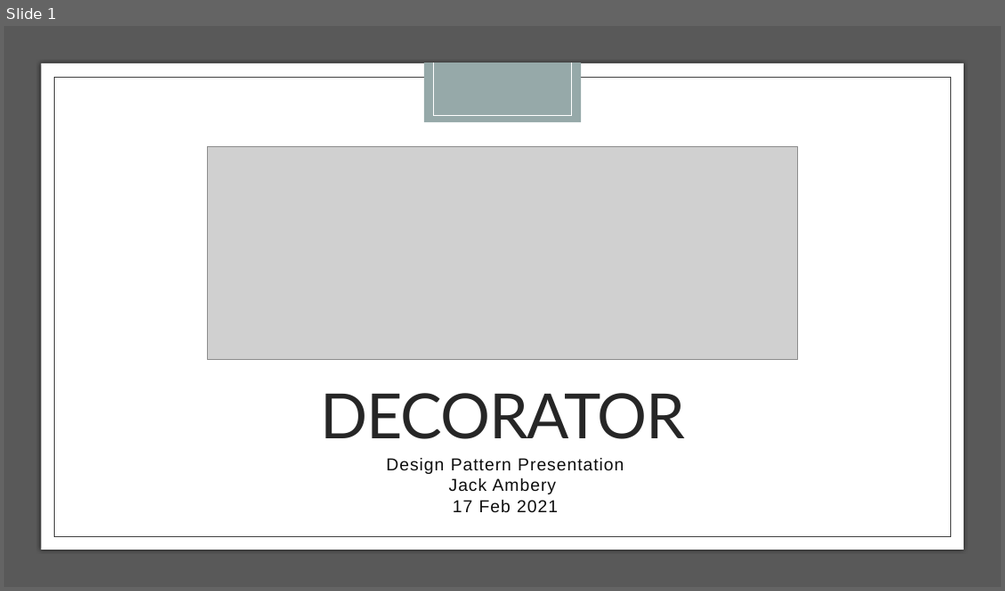
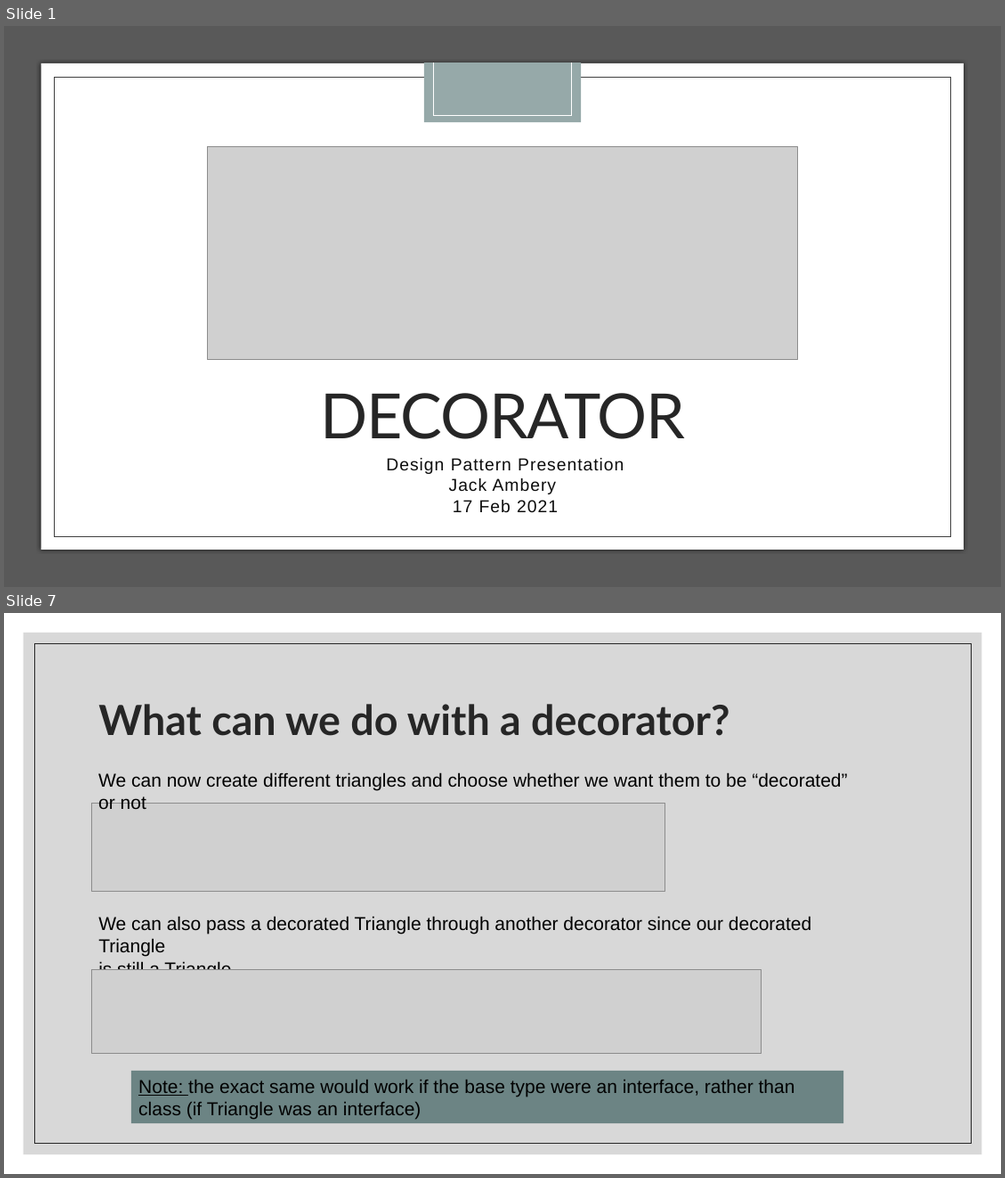
Before and after one commit to jackambery/All-Dual-Enrollment-Work, a slide deck: Student Presentations/DecoratorPresentation.pptx. Shown one above the other, each under a label of ours: slide 1 before the commit, slides 1 and 7 after it; the slides between them are not shown. The pictures are 1005x591 and 1005x1178 pixels, drawn with LibreOffice and Linux fonts; fonts in the diff are those of the drawing; grey boxes stand for pictures. Boxes give left, top, right and bottom in pixels: in the first picture for what was removed or moved away, otherwise in the second. Text is boxed around its words. In the diff, an @@ line names an element or a change of style, - is before the commit and + after.

```diff
--- a/Student Presentations/DecoratorPresentation.pptx
+++ b/Student Presentations/DecoratorPresentation.pptx
@@ slide 7 added at [4, 613, 1001, 1174], background #FFFFFF @@
@@ rectangle added at [24, 633, 982, 1154], fill #BFBFBF at 60% opacity @@
@@ rectangle added at [34, 643, 971, 1143], outline #262626 0.5 pt @@
@@ title added at [98, 704, 729, 736], 40 pt, text #262626, bold @@
+What can we do with a decorator?
@@ text added at [98, 772, 847, 809], 18 pt, text #000000 @@
+We can now create different triangles and choose whether we want them to be “decorated” or not
@@ picture added at [91, 803, 666, 892] @@
@@ text added at [98, 916, 811, 970], 18 pt, text #000000 @@
+We can also pass a decorated Triangle through another decorator since our decorated Triangle
+is still a Triangle
@@ picture added at [91, 969, 761, 1054] @@
@@ rectangle added at [131, 1070, 844, 1124], fill #6C8484, 18 pt, text #000000 @@
+Note: the exact same would work if the base type were an interface, rather than class (if Triangle was an interface)
```
Also in this commit, not shown: 9 other slides added, 1 slide removed.
